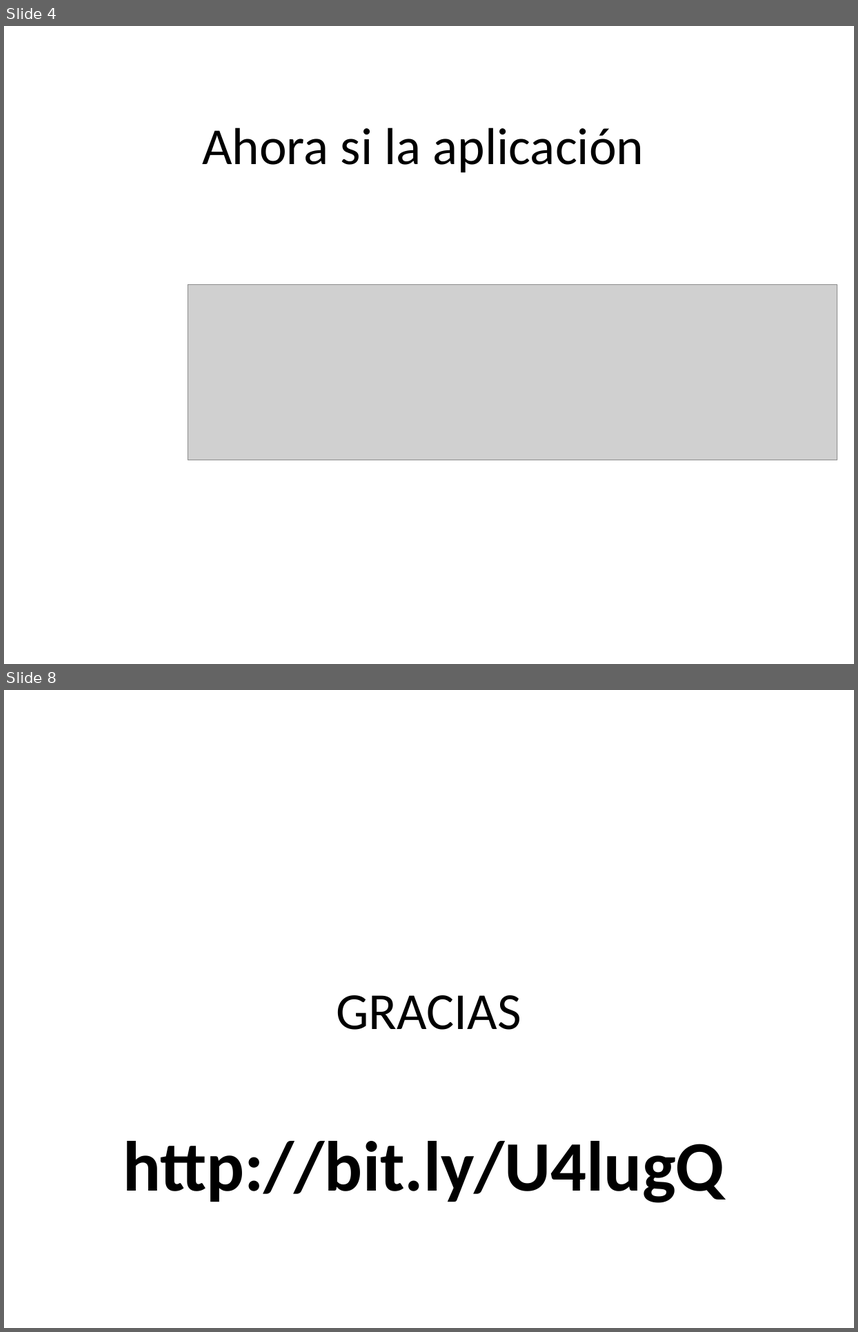
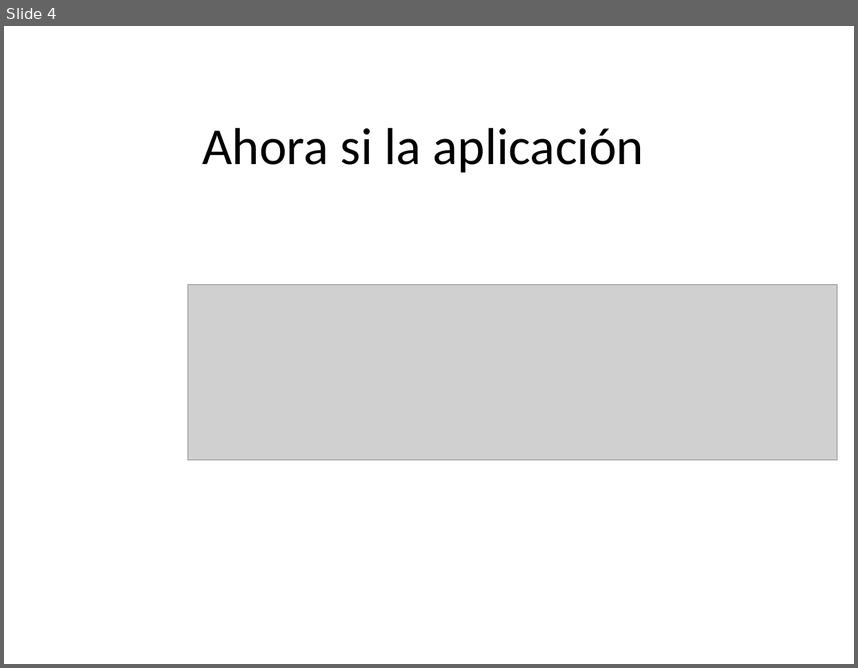
Before and after one commit to anfesmo/Drogas5aConvocatoria, a slide deck: CorabastosUnClick.pptx. Shown one above the other, each under a label of ours: slides 4 and 8 before the commit, slide 4 after it; the slides between them are not shown. The pictures are 858x1332 and 858x668 pixels, drawn with LibreOffice and Linux fonts; fonts in the diff are those of the drawing; grey boxes stand for pictures. Boxes give left, top, right and bottom in pixels: in the first picture for what was removed or moved away, otherwise in the second. Text is boxed around its words. In the diff, an @@ line names an element or a change of style, - is before the commit and + after.

```diff
--- a/CorabastosUnClick.pptx
+++ b/CorabastosUnClick.pptx
@@ slide 8 removed at (4, 690, 854, 1328), background #FFFFFF @@
@@ title removed at (337, 995, 522, 1029) @@
-GRACIAS
@@ text removed at (123, 1141, 724, 1203) @@
-http://bit.ly/U4lugQ
```
Also in this commit, not shown: 9 slides added, 3 other slides removed, 1 other file.
